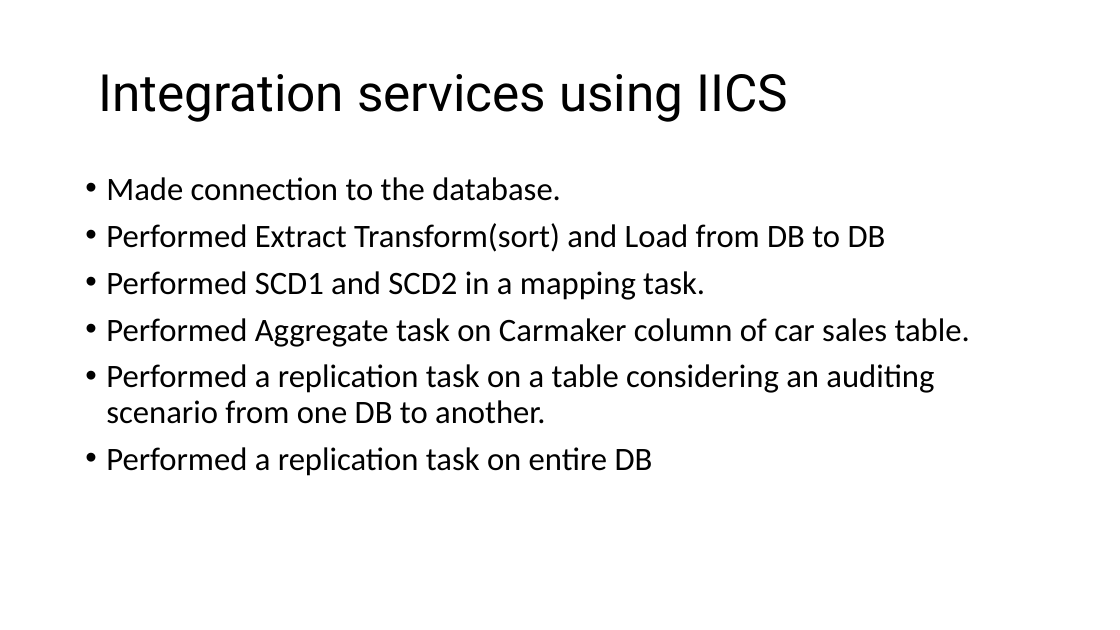
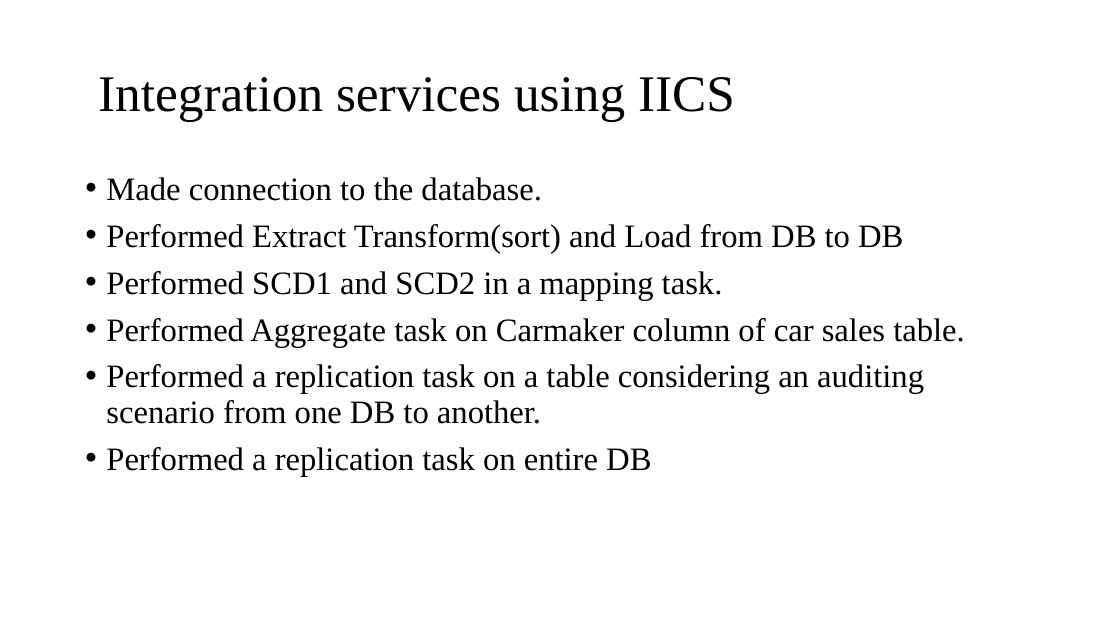
Before and after one commit to SweekarKT/TE_FA_DB_SWEEKAR, a slide deck: slide 5 of FINAL_ASSESSMENT/TE_FA_DB_SWEKAR_KT.pptx. Drawn at 1120x630 pixels with LibreOffice and Linux fonts; fonts in the diff are those of the drawing. Boxes give left, top, right and bottom in pixels: in the first picture for what was removed or moved away, otherwise in the second. Text is boxed around its words. In the diff, an @@ line names an element or a change of style, - is before the commit and + after.

```diff
--- a/FINAL_ASSESSMENT/TE_FA_DB_SWEKAR_KT.pptx
+++ b/FINAL_ASSESSMENT/TE_FA_DB_SWEKAR_KT.pptx
@@ title "Integration services using IICS" at [98,77,735,121]: font Roboto to Times New Roman @@
@@ text "Made connection to the database." at [106,177,965,476]: font Calibri to Times New Roman @@
```
Also in this commit, not shown: 2 other slides changed, 12 other files.
